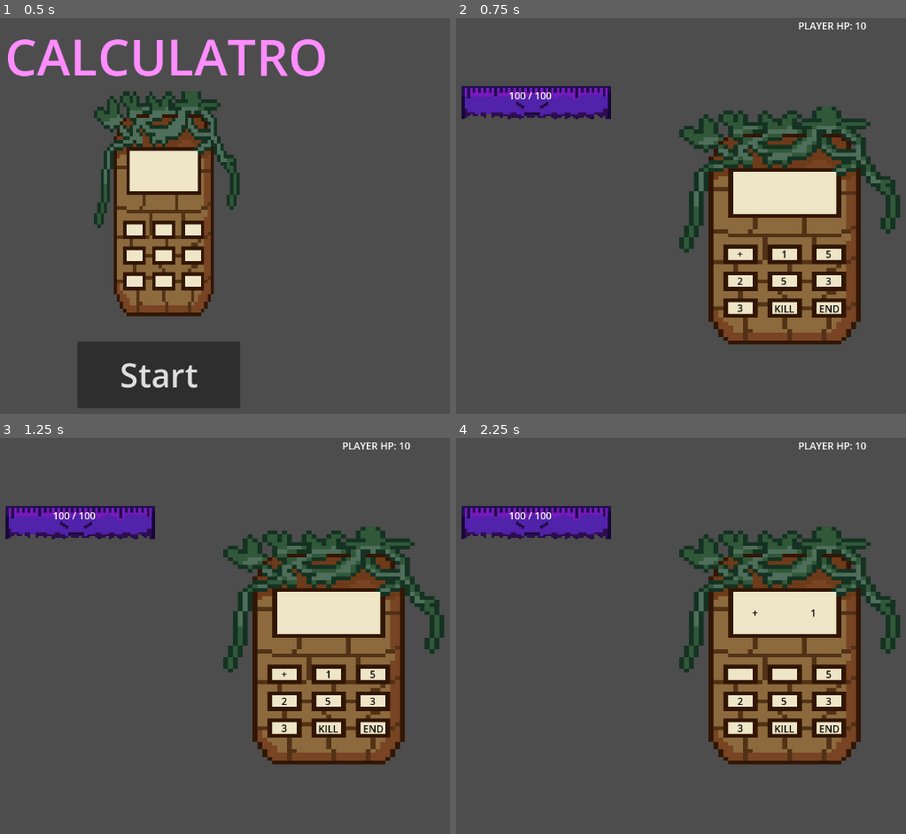
Above: before the commit, frames 1-4 (two rows, left to right).
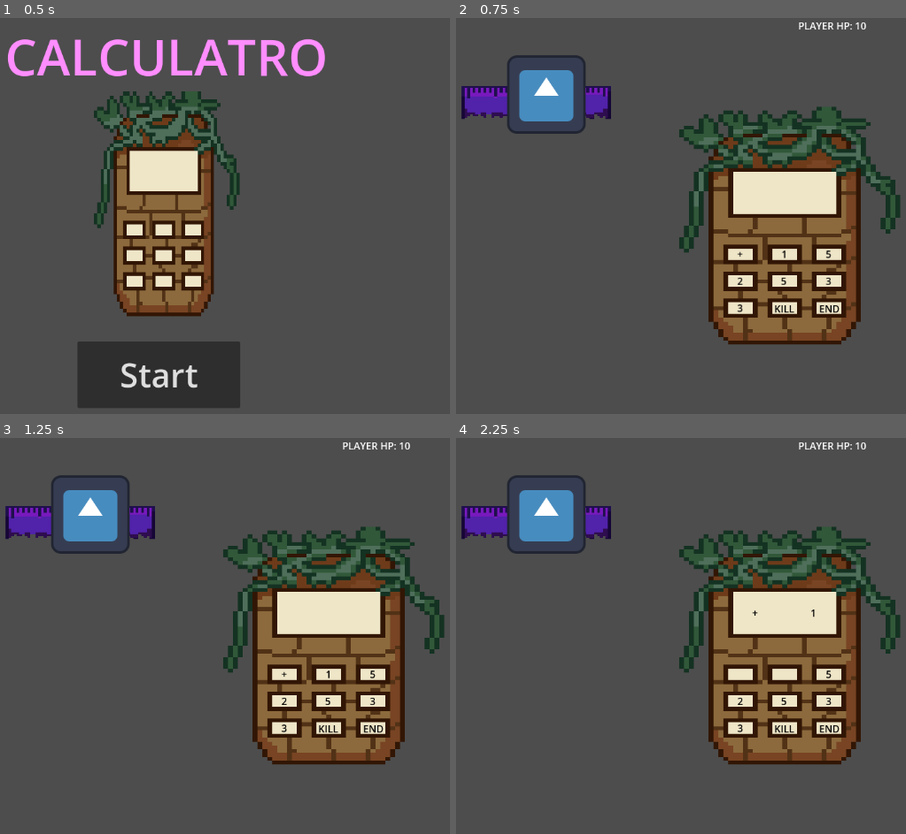
Above: after the commit, the same moments.

Repository: PalatronDead/Calculatro
Game: Godot game, scene res://scenes/main_menu.tscn
The game is run twice, just before and just after one commit, with the same random seed, the same clock (stepped at 60 frames per second) and the same inputs. The engine's default icon, where the game draws it, is replaced by a stand-in: a white triangle on a blue panel in a dark square.
Inputs:
- Up to frame 1 (0.5 s): no input
- Up to frame 2 (0.75 s): click "Start" at 0.5 s
- Up to frame 3 (1.25 s): no input
- Up to frame 4 (2.25 s): click "+" at 1.25 s; click "1" at 2 s

Frame 1 is identical in both runs. In frame 2, 2.3% of the frame differs, in the area x 11-29%, y 9-30%; in frame 3, 2.3%; in frame 4, 2.3%.

Commit message:
Created the experiments branch to, as the name says, experiment with the code. This commit contains new intention system

Diff:
--- /dev/null
+++ b/Base/state.gd
@@ -0,0 +1,21 @@
+class_name State
+
+# Called when the machine transitions to this stage
+func enter() -> void:
+	pass
+
+# Called when this stage ends
+func exit() -> void:
+	pass
+
+# Called in Godot's main update cycle
+func process(_delta: float) -> void:
+	pass
+
+# Called in Godot's main physics update cycle
+func physics_process(_delta: float) -> void:
+	pass
+
+func get_state_name() -> String:
+	push_error("Method get_state_name() must be defined.")
+	return ""
--- /dev/null
+++ b/Base/state_machine.gd
@@ -0,0 +1,47 @@
+class_name StateMachine extends Node
+
+@export var is_log_enabled: bool = false
+
+var current_state: State
+var states: Dictionary = {}
+var _parent_node_name: String
+
+func start_machine(init_states: Array[State]) -> void:
+	_parent_node_name = get_parent().name
+	for state in init_states:
+		states[state.get_state_name()] = state
+
+	current_state = init_states[0]
+	current_state.enter()
+
+	if is_log_enabled:
+		print('[%s]: Entering State\"%s\"' % [_parent_node_name, current_state.get_state_name()])
+
+func _process(delta: float) -> void:
+	current_state.process(delta)
+
+func _physics_process(delta: float) -> void:
+	current_state.physics_process(delta)
+
+func transition(new_state_name: String) -> void:
+	var new_state: State = states.get(new_state_name)
+	var current_state_name = current_state.get_state_name()
+
+	if new_state == null:
+		push_error("An attempt has been made to transition to a non existent state (%s)" % new_state_name)
+	elif new_state != current_state:
+		current_state.exit()
+
+
+		if is_log_enabled:
+			print('[%s]: Entering State\"%s\"' % [_parent_node_name, current_state.get_state_name()])
+
+		current_state = states[new_state.get_state_name()]
+
+		if is_log_enabled:
+			print('[%s]: Entering State\"%s\"' % [_parent_node_name, current_state.get_state_name()])
+
+		current_state.enter()
+
+	else:
+		push_warning("An attempt to transision to the current state has been made. Ignoring request.")
--- a/battle_manager.gd
+++ b/battle_manager.gd
@@ -14,7 +14,6 @@
 var current_player_hp: int
 
 var shake_strength: float = 0
-var free_turns: int = 2
 
 var reward_pool = [
 	preload("res://resources/number_one.tres"),
@@ -93,6 +92,7 @@
 
 func spawn_new_enemy():
 	var new_enemy = enemy_scene.instantiate()
+	new_enemy.battle_manager = self
 	add_child(new_enemy)
 	new_enemy.position = spawn_point.position
 	new_enemy.died.connect(_on_enemy_died)
@@ -100,9 +100,9 @@
 
 func _on_player_attack(damage: int):
 	if is_instance_valid(current_enemy):
-		current_enemy.take_damage(damage)
 		if current_enemy.current_hp > 0:
-			RunManager.modifiy_hp(-current_enemy.attack())
+			current_enemy.state_machine.transition("Act")
+			current_enemy.take_damage(damage)
 			calculator_ui.apply_shake()
 			SoundManager.play_sfx(preload("res://sfx/laserShoot (1).wav"))
 		else:
@@ -114,15 +114,11 @@
 	print("Turn Ended. Enemy Attacking...")
 
 	if is_instance_valid(current_enemy):
-		if free_turns > 0:
-			await get_tree().create_timer(0.5).timeout
-			calculator_ui.draw_hand(RunManager.shuffle_deck(RunManager.deck))
-			free_turns -= 1
-		else:
-			await get_tree().create_timer(0.5).timeout
-			var damage = current_enemy.attack()
-			RunManager.modifiy_hp(-damage)
-			calculator_ui.draw_hand(RunManager.shuffle_deck(RunManager.deck))
+
+		await get_tree().create_timer(0.5).timeout
+		var damage = current_enemy.attack()
+		RunManager.modifiy_hp(-damage)
+		calculator_ui.draw_hand(RunManager.shuffle_deck(RunManager.deck))
 
 		if RunManager.current_hp <= 0:
 			game_over()
--- a/enemy.gd
+++ /dev/null
@@ -1,11 +0,0 @@
-extends Control
-
-
-# Called when the node enters the scene tree for the first time.
-func _ready() -> void:
-	pass # Replace with function body.
-
-
-# Called every frame. 'delta' is the elapsed time since the previous frame.
-func _process(delta: float) -> void:
-	pass
--- /dev/null
+++ b/enemy/enemy.gd
@@ -0,0 +1,59 @@
+class_name Enemy extends Node2D
+
+@export var possible_actions: Array[EnemyAction]
+
+@onready var state_machine: StateMachine = $StateMachine
+@onready var intent_icon: TextureRect = $IntentIcon
+
+@export var max_hp: int = 100
+var current_hp: int
+
+@onready var hp_label = $HPLabel
+var is_defending: bool = false
+
+signal died
+
+var current_action: EnemyAction
+var battle_manager
+
+func _ready():
+	current_hp = max_hp
+	update_ui()
+	state_machine.start_machine([
+		EnemyChooseState.new(self),
+		EnemyShowIntentState.new(self),
+		EnemyActState.new(self)
+	])
+
+func take_damage(amount: int):
+	var final_damage = amount
+
+	if is_defending:
+		final_damage = amount / 2
+		is_defending = false
+
+	current_hp -= final_damage
+	update_ui()
+
+	modulate = Color.RED
+	await get_tree().create_timer(0.1).timeout
+	modulate = Color.WHITE
+
+	if current_hp <= 0:
+		die()
+
+func update_ui():
+	hp_label.text = str(current_hp) + " / " + str(max_hp)
+
+func die():
+	died.emit()
+	queue_free()
+
+func pick_action() -> EnemyAction:
+	return possible_actions.pick_random()
+
+func show_intent():
+	intent_icon.texture = current_action.intent_icon
+
+func hide_intent():
+	intent_icon.texture = null
--- /dev/null
+++ b/enemy/enemy.tscn
@@ -0,0 +1,32 @@
+[gd_scene load_steps=6 format=3 uid="uid://c7xh6d6ju67xx"]
+
+[ext_resource type="Script" uid="uid://bdjajqb776j03" path="res://enemy/enemy.gd" id="1_md0e3"]
+[ext_resource type="Texture2D" uid="uid://d3dme7l07cavp" path="res://sprites/RulerEnemy.png" id="2_md0e3"]
+[ext_resource type="Script" uid="uid://d0rh1adjqkwk" path="res://resources/enemy_action.gd" id="2_ppra6"]
+[ext_resource type="Resource" uid="uid://06lm2ejrwpbv" path="res://enemy/enemyResources/attack_action.tres" id="3_pmsee"]
+[ext_resource type="Script" uid="uid://b47gb4p5escmg" path="res://Base/state_machine.gd" id="4_p200p"]
+
+[node name="Enemy" type="Node2D"]
+script = ExtResource("1_md0e3")
+possible_actions = Array[ExtResource("2_ppra6")]([ExtResource("3_pmsee")])
+
+[node name="Sprite2D" type="Sprite2D" parent="."]
+texture_filter = 1
+position = Vector2(6.999996, -0.5)
+scale = Vector2(4.40625, 2.859375)
+texture = ExtResource("2_md0e3")
+
+[node name="HPLabel" type="Label" parent="."]
+offset_left = -31.0
+offset_top = -28.0
+offset_right = 50.0
+offset_bottom = -5.0
+
+[node name="IntentIcon" type="TextureRect" parent="."]
+offset_left = -34.0
+offset_top = -82.0
+offset_right = 6.0
+offset_bottom = -42.0
+
+[node name="StateMachine" type="Node" parent="."]
+script = ExtResource("4_p200p")
--- /dev/null
+++ b/enemy/enemyResources/attack_action.gd
@@ -0,0 +1,7 @@
+class_name AttackAction
+extends EnemyAction
+
+func execute(enemy, battle_manager):
+	battle_manager.take_damage(base_value)
+	print("Wololo")
+	print(base_value)
--- /dev/null
+++ b/enemy/enemyResources/attack_action.tres
@@ -0,0 +1,11 @@
+[gd_resource type="Resource" script_class="AttackAction" load_steps=3 format=3 uid="uid://06lm2ejrwpbv"]
+
+[ext_resource type="Script" uid="uid://b7rxpm0d7cqn7" path="res://enemy/enemyResources/attack_action.gd" id="1_cw34a"]
+[ext_resource type="Texture2D" uid="uid://cfddaen38mtbk" path="res://icon.svg" id="1_mrvue"]
+
+[resource]
+script = ExtResource("1_cw34a")
+name = "Attack"
+intent_icon = ExtResource("1_mrvue")
+base_value = 5
+metadata/_custom_type_script = "uid://b7rxpm0d7cqn7"
--- /dev/null
+++ b/enemy/enemyResources/defend_action.gd
@@ -0,0 +1,5 @@
+class_name DefendAction
+extends EnemyAction
+
+func execute(enemy, battle_manager):
+	enemy.is_defending = true
--- /dev/null
+++ b/enemy/enemyResources/defend_action.tres
@@ -0,0 +1,10 @@
+[gd_resource type="Resource" script_class="EnemyAction" load_steps=3 format=3 uid="uid://blpa632ugjicq"]
+
+[ext_resource type="Texture2D" uid="uid://b05k5mlqna83k" path="res://sprites/GuanteCalculatro.png" id="1_8ct7r"]
+[ext_resource type="Script" uid="uid://d0rh1adjqkwk" path="res://resources/enemy_action.gd" id="1_j0uyj"]
+
+[resource]
+script = ExtResource("1_j0uyj")
+name = "Defend"
+intent_icon = ExtResource("1_8ct7r")
+metadata/_custom_type_script = "uid://d0rh1adjqkwk"
--- /dev/null
+++ b/enemy/enemyResources/powerup_action.gd
@@ -0,0 +1,5 @@
+class_name PowerupAction
+extends EnemyAction
+
+func execute(enemy, battle_manager):
+	base_value = base_value * 2
--- /dev/null
+++ b/enemy/enemyResources/powerup_action.tres
@@ -0,0 +1,11 @@
+[gd_resource type="Resource" script_class="EnemyAction" load_steps=3 format=3 uid="uid://db60yoxwkp2tc"]
+
+[ext_resource type="Script" uid="uid://d0rh1adjqkwk" path="res://resources/enemy_action.gd" id="1_fn3pd"]
+[ext_resource type="Texture2D" uid="uid://ck20mwgpe371a" path="res://sprites/CalculatorCalculatro.png" id="1_mtv28"]
+
+[resource]
+script = ExtResource("1_fn3pd")
+name = "Powerup"
+intent_icon = ExtResource("1_mtv28")
+base_value = 5
+metadata/_custom_type_script = "uid://d0rh1adjqkwk"
--- /dev/null
+++ b/enemy/enemyStates/enemy_act_state.gd
@@ -0,0 +1,14 @@
+class_name EnemyActState extends State
+
+var enemy
+
+func _init(e):
+	enemy = e
+
+func get_state_name() -> String:
+	return "Act"
+
+func enter():
+	enemy.hide_intent()
+	enemy.current_action.execute(enemy, enemy.battle_manager)
+	enemy.state_machine.transition("Choose")
--- /dev/null
+++ b/enemy/enemyStates/enemy_choose_state.gd
@@ -0,0 +1,13 @@
+class_name EnemyChooseState extends State
+
+var enemy
+
+func _init(e):
+	enemy = e
+
+func get_state_name() -> String:
+	return "Choose"
+
+func enter():
+	enemy.current_action = enemy.pick_action()
+	enemy.state_machine.transition("ShowIntent")
--- /dev/null
+++ b/enemy/enemyStates/enemy_show_intent_state.gd
@@ -0,0 +1,12 @@
+class_name EnemyShowIntentState extends State
+
+var enemy
+
+func _init(e):
+	enemy = e
+
+func get_state_name() -> String:
+	return "ShowIntent"
+
+func enter():
+	enemy.show_intent()
--- /dev/null
+++ b/resources/enemy_action.gd
@@ -0,0 +1,7 @@
+class_name EnemyAction extends Resource
+
+@export var name: String
+@export var intent_icon: Texture2D
+@export var base_value: int = 0
+func execute(enemy, player):
+	pass
--- a/scenes/BattleScene.tscn
+++ b/scenes/BattleScene.tscn
@@ -1,7 +1,7 @@
 [gd_scene load_steps=10 format=3 uid="uid://6b5vtwy281k7"]
 
 [ext_resource type="Script" uid="uid://gvtqmvdjehhb" path="res://battle_manager.gd" id="1_28s16"]
-[ext_resource type="PackedScene" uid="uid://c7xh6d6ju67xx" path="res://scenes/enemy.tscn" id="2_bsu3s"]
+[ext_resource type="PackedScene" uid="uid://c7xh6d6ju67xx" path="res://enemy/enemy.tscn" id="2_bsu3s"]
 [ext_resource type="Script" uid="uid://ch0tnev7o0fqi" path="res://calculator_ui.gd" id="2_ftvu5"]
 [ext_resource type="Script" uid="uid://v5ijay7cxdf5" path="res://calculator_logic.gd" id="3_0yex5"]
 [ext_resource type="Texture2D" uid="uid://dy13rcfrvtrxs" path="res://sprites/CalculatorCalculatroAdvanced1.png" id="3_ftvu5"]
--- a/scenes/enemy.gd
+++ /dev/null
@@ -1,41 +0,0 @@
-class_name Enemy extends Node2D
-
-@export var damage_value: int = 5
-
-@export var max_hp: int = 100
-var current_hp: int
-
-@onready var hp_label = $HPLabel
-
-signal died
-
-
-func _ready():
-	current_hp = max_hp
-	update_ui()
-
-func take_damage(amount: int):
-	current_hp -= amount
-	update_ui()
-
-	modulate = Color.RED
-	await get_tree().create_timer(0.1).timeout
-	modulate = Color.WHITE
-
-	if current_hp <= 0:
-		die()
-
-func attack() -> int:
-	var tween = create_tween()
-	tween.tween_property(self, "position:x", position.x + 10, 0.1)
-	tween.tween_property(self, "position:x", position.x - 10, 0.1)
-	tween.tween_property(self, "position:x", position.x, 0.1)
-
-	return damage_value
-
-func update_ui():
-	hp_label.text = str(current_hp) + " / " + str(max_hp)
-
-func die():
-	died.emit()
-	queue_free()
--- a/scenes/enemy.tscn
+++ /dev/null
@@ -1,19 +0,0 @@
-[gd_scene load_steps=3 format=3 uid="uid://c7xh6d6ju67xx"]
-
-[ext_resource type="Script" uid="uid://bdjajqb776j03" path="res://scenes/enemy.gd" id="1_md0e3"]
-[ext_resource type="Texture2D" uid="uid://d3dme7l07cavp" path="res://sprites/RulerEnemy.png" id="2_md0e3"]
-
-[node name="Enemy" type="Node2D"]
-script = ExtResource("1_md0e3")
-
-[node name="Sprite2D" type="Sprite2D" parent="."]
-texture_filter = 1
-position = Vector2(6.999996, -0.5)
-scale = Vector2(4.40625, 2.859375)
-texture = ExtResource("2_md0e3")
-
-[node name="HPLabel" type="Label" parent="."]
-offset_left = -31.0
-offset_top = -28.0
-offset_right = 50.0
-offset_bottom = -5.0
Not shown, added: Base/state.gd.uid
Not shown, added: Base/state_machine.gd.uid
Not shown, removed: enemy.gd.uid
Renamed: scenes/enemy.gd.uid -> enemy/enemy.gd.uid
Not shown, added: enemy/enemyResources/attack_action.gd.uid
Not shown, added: enemy/enemyResources/defend_action.gd.uid
Not shown, added: enemy/enemyResources/powerup_action.gd.uid
Not shown, added: enemy/enemyStates/enemy_act_state.gd.uid
Not shown, added: enemy/enemyStates/enemy_choose_state.gd.uid
Not shown, added: enemy/enemyStates/enemy_show_intent_state.gd.uid
Not shown, added: resources/enemy_action.gd.uid
